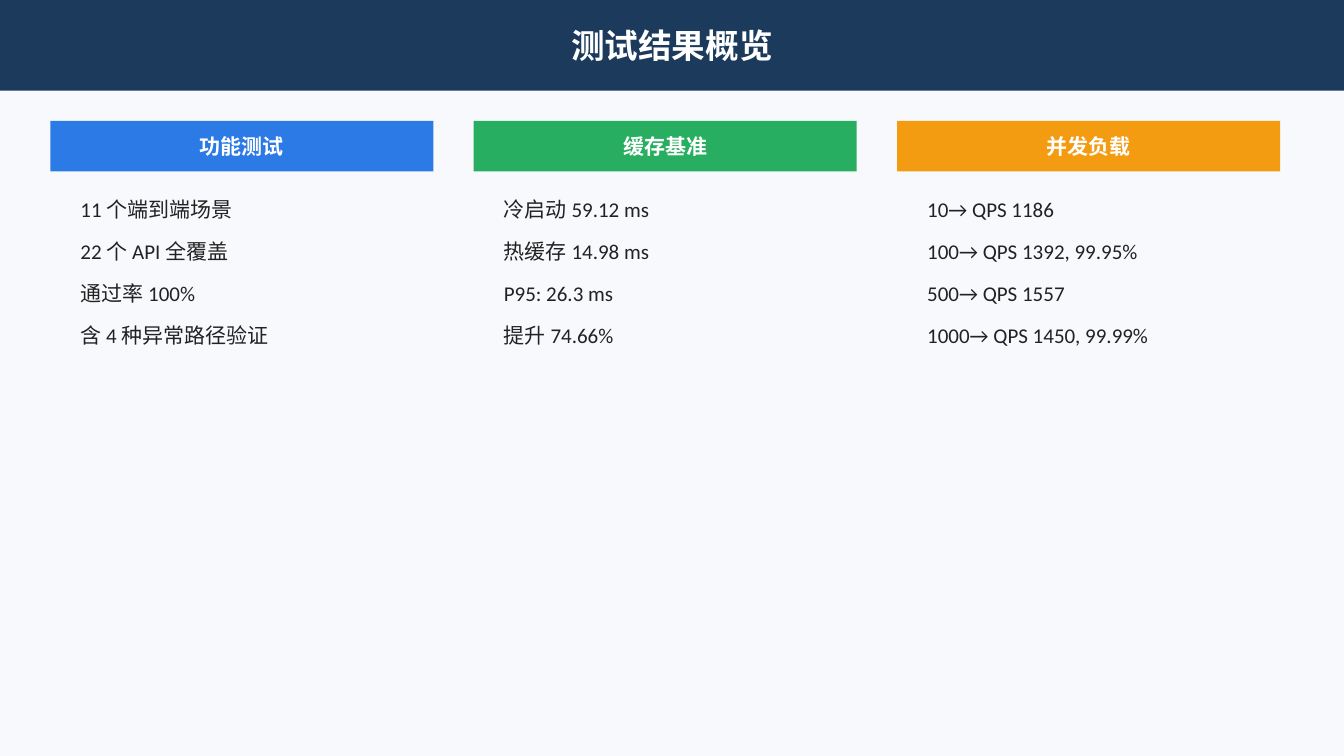
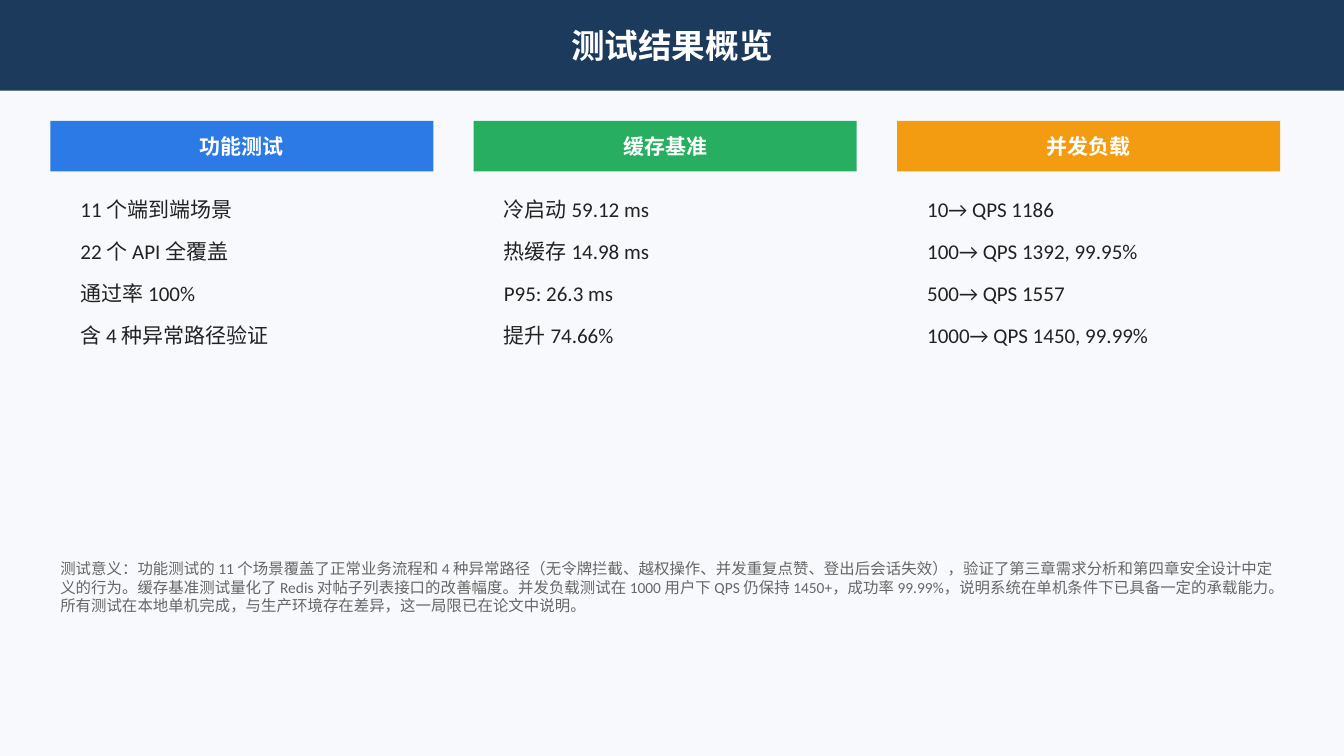
Before and after one commit to Wkjlovec/graduation_project_zhuang, a slide deck: slide 12 of docs/答辩PPT.pptx. Drawn at 1344x756 pixels with LibreOffice and Linux fonts; fonts in the diff are those of the drawing. Boxes give left, top, right and bottom in pixels: in the first picture for what was removed or moved away, otherwise in the second. Text is boxed around its words. In the diff, an @@ line names an element or a change of style, - is before the commit and + after.

```diff
--- a/docs/答辩PPT.pptx
+++ b/docs/答辩PPT.pptx
@@ text added at bbox=[60, 561, 1284, 613], 11 pt, text #666666 @@
+测试意义：功能测试的 11 个场景覆盖了正常业务流程和 4 种异常路径（无令牌拦截、越权操作、并发重复点赞、登出后会话失效），验证了第三章需求分析和第四章安全设计中定义的行为。缓存基准测试量化了 Redis 对帖子列表接口的改善幅度。并发负载测试在 1000 用户下 QPS 仍保持 1450+，成功率 99.99%，说明系统在单机条件下已具备一定的承载能力。所有测试在本地单机完成，与生产环境存在差异，这一局限已在论文中说明。
```
Also in this commit, not shown: 4 other slides changed.
